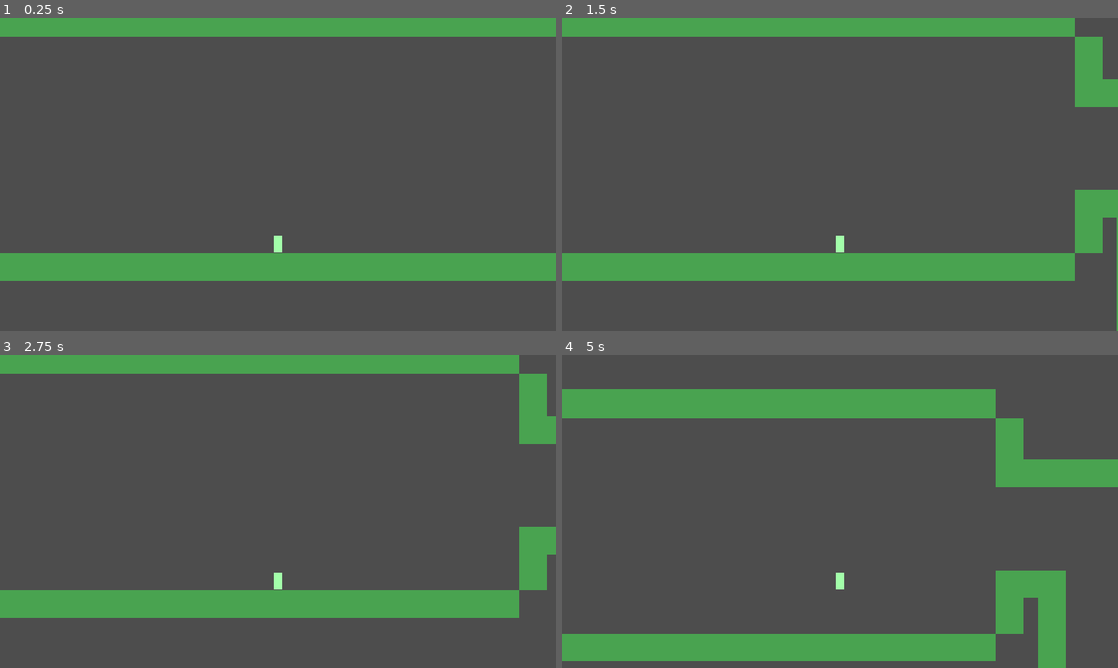
Above: before the commit, frames 1-4 (two rows, left to right).
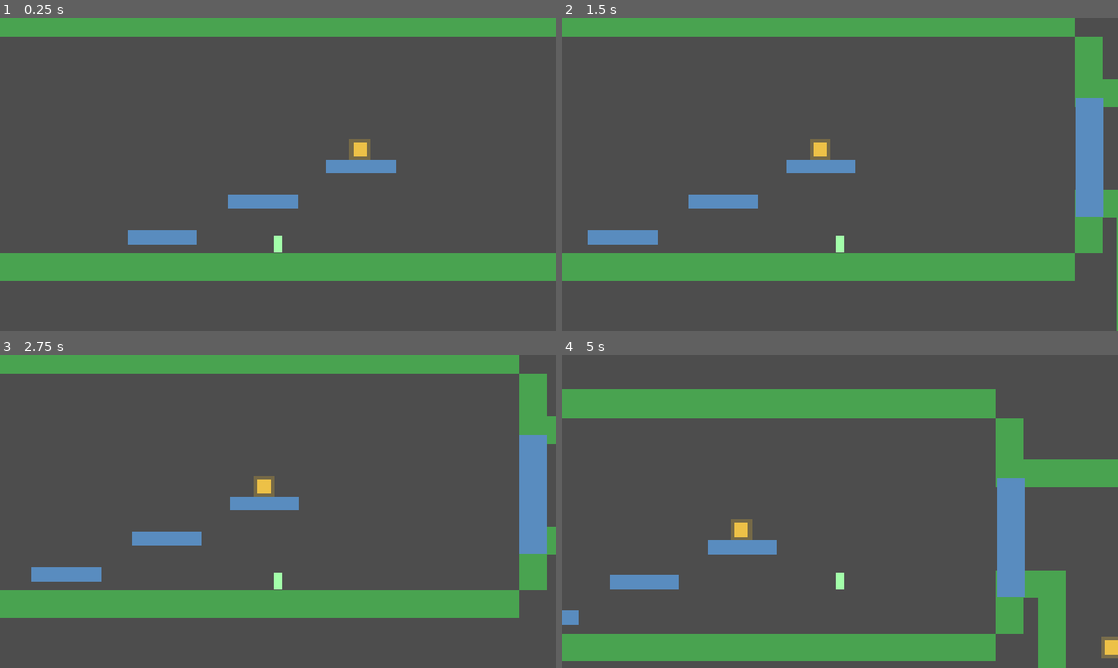
Above: after the commit, the same moments.

Repository: LZJ223/PICTOUR
Game: Godot game, scene res://Prototype_Game.tscn
The game is run twice, just before and just after one commit, with the same random seed, the same clock (stepped at 60 frames per second) and the same inputs.
Inputs (mouse positions are in pixels of both pictures, inside the frame that each line leads up to):
- Up to frame 1 (0.25 s): no input
- Up to frame 2 (1.5 s): tap Enter at 0.5 s; move the mouse to (962, 158) at 0.52 s; press the mouse at (962, 158) at 0.53 s; hold D (move_right) from 0.53 s (still down); tap Space (jump) at 0.77 s; move the mouse to (728, 190) at 1.27 s; release the mouse at (728, 190) at 1.28 s; tap Shift (UAV) at 1.35 s
- Up to frame 3 (2.75 s): tap Space (jump) at 1.52 s; click (166, 527) at 1.55 s; move the mouse to (333, 442) at 2.02 s; release D (move_right) at 2.03 s; hold A (move_left) from 2.03 s (still down); hold V (eagle_eye) from 2.03 s (still down); click (333, 442) at 2.3 s
- Up to frame 4 (5 s): move the mouse to (812, 574) at 2.77 s; release A (move_left) at 2.78 s; release V (eagle_eye) at 2.78 s; hold D (move_right) 2.78-4.28 s; tap F (grab) at 2.85 s; tap Space (jump) at 3.02, 3.77, 4.52 s; click (812, 574) at 3.05 s; move the mouse to (1006, 558) at 3.52 s; press the mouse at (1006, 558) at 3.53 s; move the mouse to (673, 464) at 4.27 s; release the mouse at (673, 464) at 4.28 s; hold A (move_left) from 4.28 s (still down); click (673, 464) at 4.35 s

The runs differ from the first frame. In frame 1, 1.9% of the frame differs, in the area x 23-72%, y 38-73%; in frame 2, 3.8%; in frame 3, 3.8%, in the area x 5-99%, y 25-73%; in frame 4, 3.7%.
Error after the commit: Assertion failed: Pickup 必须位于 DepthLayer/Objects 下！ (res://Component/Object/Layer_Object.gd:31)

Commit message:
搭建第一关第一场景白模

Diff:
--- a/Level/Level_01_BeastForest.tscn
+++ b/Level/Level_01_BeastForest.tscn
@@ -72,8 +72,9 @@
 mechanism_target = NodePath("../../../Layer1/Tutor_Elevator_1")
 
 [node name="Tutor_SwampSafeFloor_L2" parent="Layer2" unique_id=400000003 instance=ExtResource("3_platform")]
-position = Vector2(-7856, 3184)
+position = Vector2(-8545, 3160)
 selectable = false
+move_offset = Vector2(300, 0)
 can_transfer = false
 
 [node name="Layer1" parent="." unique_id=2100000002 instance=ExtResource("1_layer")]
@@ -2329,22 +2330,18 @@
 polygon = PackedVector2Array(32, 256, 32, -256, -32, -256, -32, 256)
 
 [node name="Tutor_ExitBlock_1" parent="Layer1" unique_id=400000020 instance=ExtResource("3_platform")]
-position = Vector2(-14336, 1544)
+position = Vector2(-16207, 1044)
 scale = Vector2(0.4, 8.5)
-
-[node name="Tutor_Pickup_1" parent="Layer1" unique_id=400000021 instance=ExtResource("8_pickup")]
-position = Vector2(-14100, 1500)
-item_id = "tutor_leaf_1"
-can_transfer = true
 
 [node name="Tutor_DeathPlatform_1" parent="Layer1" unique_id=400000022 instance=ExtResource("3_platform")]
 position = Vector2(-13424, 1808)
-scale = Vector2(0.6, 1)
+scale = Vector2(1.36, 1.96)
 selectable = false
 can_transfer = false
 
 [node name="Tutor_DeathTrigger_1" parent="Layer1" unique_id=400000023 instance=ExtResource("4_trigger")]
-position = Vector2(-13424, 1960)
+position = Vector2(-13424, 1808)
+scale = Vector2(2.079961, 1)
 action = 3
 
 [node name="Tutor_BigBox_1" parent="Layer1" unique_id=400000024 instance=ExtResource("9_box")]
@@ -2356,18 +2353,6 @@
 position = Vector2(-11920, 1648)
 item_id = "tutor_leaf_3"
 can_transfer = true
-
-[node name="Tutor_Vine_1" parent="Layer1" unique_id=400000026 instance=ExtResource("6_vine")]
-position = Vector2(-12528, 2285)
-collision_layer = 2
-collision_mask = 2
-rope_length = 420.0
-
-[node name="Tutor_Vine_2" parent="Layer1" unique_id=400000027 instance=ExtResource("6_vine")]
-position = Vector2(-12209, 2286)
-collision_layer = 2
-collision_mask = 2
-rope_length = 420.0
 
 [node name="Tutor_Elevator_1" parent="Layer1" unique_id=400000028 instance=ExtResource("3_platform")]
 position = Vector2(-13424, 2624)
@@ -2377,8 +2362,8 @@
 can_transfer = false
 
 [node name="Tutor_PickupPlatform_1" parent="Layer1" unique_id=400000029 instance=ExtResource("3_platform")]
-position = Vector2(-11901, 2655)
-scale = Vector2(3.23, 0.99)
+position = Vector2(-11893, 2623)
+scale = Vector2(1.8286216, 0.99)
 selectable = false
 can_transfer = false
 
@@ -2388,56 +2373,47 @@
 can_transfer = true
 
 [node name="Tutor_DeathFloor_R3" parent="Layer1" unique_id=400000031 instance=ExtResource("3_platform")]
-position = Vector2(-12500, 2960)
-scale = Vector2(12, 1)
+position = Vector2(-12215.001, 2789)
+scale = Vector2(7.16, 1)
 selectable = false
 can_transfer = false
 
 [node name="Tutor_DeathFloorTrigger_R3" parent="Layer1" unique_id=400000032 instance=ExtResource("4_trigger")]
-position = Vector2(-12500, 2920)
+position = Vector2(-12217, 2785)
+scale = Vector2(11.839961, 1)
 action = 3
 
 [node name="Tutor_Fan_1" parent="Layer1" unique_id=400000033 instance=ExtResource("7_fan")]
 process_priority = -10
-position = Vector2(-11390, 2661)
+position = Vector2(-11379, 2649)
 rotation = -3.14
+scale = Vector2(1.8794532, 1)
 collision_layer = 2
 collision_mask = 2
-wind_area_size = Vector2(256, 1200)
-wind_area_offset = Vector2(0, 600)
+wind_area_size = Vector2(150, 1000)
+wind_area_offset = Vector2(0, 500)
 activation_kind = 2
 
 [node name="Tutor_FanOffTrigger_1" parent="Layer1" unique_id=400000034 instance=ExtResource("4_trigger")]
-position = Vector2(-11700, 3720)
+position = Vector2(-11793, 2568)
 action = 4
 mechanism_target = NodePath("../Tutor_Fan_1")
 
 [node name="Tutor_Box_Large_1" parent="Layer1" unique_id=400000035 instance=ExtResource("9_box")]
-position = Vector2(-11920, 3768)
+position = Vector2(-11729, 3717)
 scale = Vector2(2, 2)
 
 [node name="Tutor_Box_Small_1" parent="Layer1" unique_id=400000036 instance=ExtResource("9_box")]
-position = Vector2(-11780, 3788)
-
-[node name="Tutor_HighPlatform_1" parent="Layer1" unique_id=400000037 instance=ExtResource("3_platform")]
-position = Vector2(-11600, 3624)
-scale = Vector2(1.5, 1)
-selectable = false
-can_transfer = false
-
-[node name="Tutor_BouncyPlatform_1" parent="Layer1" unique_id=400000038 instance=ExtResource("3_platform")]
-position = Vector2(-11400, 3800)
-selectable = false
-bounce_force = 800.0
-can_transfer = false
+position = Vector2(-11512, 3769)
 
 [node name="Tutor_Pickup_4" parent="Layer1" unique_id=400000039 instance=ExtResource("8_pickup")]
-position = Vector2(-11390, 2400)
+position = Vector2(-11383, 2066)
 item_id = "tutor_leaf_4"
 can_transfer = true
 
 [node name="Tutor_SwampDeath_1" parent="Layer1" unique_id=400000040 instance=ExtResource("4_trigger")]
-position = Vector2(-7856, 3300)
+position = Vector2(-7855, 3265)
+scale = Vector2(17.44002, 1)
 action = 3
 
 [node name="ToMainPad" parent="Layer1" unique_id=5033805 instance=ExtResource("3_platform")]
@@ -4648,6 +4624,75 @@
 [node name="Zone" parent="Layer1/ToCabinPad/ToCabinTrigger" index="1"]
 polygon = PackedVector2Array(-100, -70, 100, -70, 100, 70, -100, 70)
 
+[node name="Platform" parent="Layer1" unique_id=3638316 instance=ExtResource("3_platform")]
+position = Vector2(-17282, 1228)
+
+[node name="Platform2" parent="Layer1" unique_id=1928472235 instance=ExtResource("3_platform")]
+position = Vector2(-17050, 1146)
+
+[node name="Platform3" parent="Layer1" unique_id=2120172444 instance=ExtResource("3_platform")]
+position = Vector2(-16825, 1066)
+
+[node name="Pickup" parent="Layer1" unique_id=2011080764 instance=ExtResource("8_pickup")]
+position = Vector2(-16827, 1026)
+can_transfer = true
+
+[node name="Box" parent="Layer1" unique_id=330834349 instance=ExtResource("9_box")]
+position = Vector2(-14256, 1741)
+
+[node name="Vine" parent="Layer1" unique_id=118736897 instance=ExtResource("6_vine")]
+position = Vector2(-12656, 2289)
+scale = Vector2(1, 1.9600097)
+collision_layer = 2
+collision_mask = 2
+
+[node name="Box2" parent="Layer1" unique_id=2115586053 instance=ExtResource("9_box")]
+position = Vector2(-12509.001, 1706)
+scale = Vector2(3, 3)
+
+[node name="Fan" parent="Layer1" unique_id=1724354869 instance=ExtResource("7_fan")]
+process_priority = -10
+position = Vector2(-11727, 3545)
+collision_layer = 2
+collision_mask = 2
+wind_area_size = Vector2(120, 600)
+wind_area_offset = Vector2(0, -300)
+
+[node name="Box3" parent="Layer1" unique_id=643442934 instance=ExtResource("9_box")]
+position = Vector2(-11304, 3710)
+scale = Vector2(3, 3)
+
+[node name="Pickup2" parent="Layer1" unique_id=1553693246 instance=ExtResource("8_pickup")]
+position = Vector2(-11012, 3056)
+can_transfer = true
+
+[node name="Trigger" parent="Layer1" unique_id=561270005 instance=ExtResource("4_trigger")]
+position = Vector2(-11006, 2980)
+scale = Vector2(4.331264, 0.30561334)
+action = 3
+
+[node name="Fan2" parent="Layer1" unique_id=1520685448 instance=ExtResource("7_fan")]
+process_priority = -10
+position = Vector2(-11014, 3545)
+collision_layer = 2
+collision_mask = 2
+wind_area_size = Vector2(120, 600)
+wind_area_offset = Vector2(0, -300)
+
+[node name="Platform4" parent="Layer1" unique_id=422660796 instance=ExtResource("3_platform")]
+position = Vector2(-10751, 3577)
+move_offset = Vector2(0, -300)
+
+[node name="Trigger2" parent="Layer1" unique_id=28003450 instance=ExtResource("4_trigger")]
+position = Vector2(-10739, 3207)
+action = 4
+teleport_target = NodePath("../Fan2")
+mechanism_target = NodePath("../Fan2")
+
+[node name="Platform5" parent="Layer1" unique_id=1789547005 instance=ExtResource("3_platform")]
+position = Vector2(-9826, 3646)
+bounce_force = 2.0
+
 [node name="ArriveTutorial" type="Marker2D" parent="." unique_id=5033809]
 position = Vector2(-2728, 2260)
 
@@ -4678,7 +4723,114 @@
 visible = false
 
 [node name="Tutor_Box_1" parent="Layer0" unique_id=400000010 instance=ExtResource("9_box")]
-position = Vector2(-14500, 1640)
+position = Vector2(-16356, 1236)
+
+[node name="Pickup" parent="." unique_id=1055746962 instance=ExtResource("8_pickup")]
+position = Vector2(-15975, 1296)
+can_transfer = true
+
+[node name="Platform" parent="." unique_id=1529922415 instance=ExtResource("3_platform")]
+position = Vector2(-13428, 1459)
+scale = Vector2(1.200039, 1)
+blink = true
+can_leave_shadow = true
+
+[node name="Pickup2" parent="." unique_id=1256836745 instance=ExtResource("8_pickup")]
+position = Vector2(-13435, 1398)
+can_transfer = true
+can_leave_shadow = true
+
+[node name="Vine" parent="." unique_id=1140373836 instance=ExtResource("6_vine")]
+position = Vector2(-13909, 1265)
+scale = Vector2(1, 2.3600001)
+
+[node name="Platform2" parent="." unique_id=729067971 instance=ExtResource("3_platform")]
+position = Vector2(-13119.001, 1461)
+scale = Vector2(1.24, 1)
+moving = true
+can_leave_shadow = true
+
+[node name="Vine2" parent="." unique_id=917577986 instance=ExtResource("6_vine")]
+position = Vector2(-12388, 2285.0002)
+scale = Vector2(-1.0679035, 2.0214233)
+
+[node name="Pickup3" parent="." unique_id=1582068426 instance=ExtResource("8_pickup")]
+position = Vector2(-11727, 3064)
+can_transfer = true
+
+[node name="Platform3" parent="." unique_id=144814948 instance=ExtResource("3_platform")]
+position = Vector2(-7987, 3226)
+bounce_force = 2.0
+
+[node name="Vine3" parent="." unique_id=128828638 instance=ExtResource("6_vine")]
+position = Vector2(-7346, 2803.0002)
+scale = Vector2(1, 1.92)
+
+[node name="Platform4" parent="." unique_id=1751255143 instance=ExtResource("3_platform")]
+position = Vector2(-7603, 3224)
+bounce_force = 2.0
+
+[node name="Fan" parent="." unique_id=1448893727 instance=ExtResource("7_fan")]
+process_priority = -10
+position = Vector2(-6995, 3048.0002)
+rotation = -1.5707964
+scale = Vector2(1.7, 1.5)
+wind_area_size = Vector2(120, 200)
+wind_area_offset = Vector2(0, -100)
+
+[node name="Platform5" parent="." unique_id=115948068 instance=ExtResource("3_platform")]
+position = Vector2(-5748, 3112)
+bounce_force = 3.0
+
+[node name="Platform6" parent="." unique_id=2097733899 instance=ExtResource("3_platform")]
+position = Vector2(-4634, 2042)
+rotation = 1.5707964
+scale = Vector2(1.3600049, 1)
+activation_kind = 5
+
+[node name="Trigger" parent="." unique_id=1658984631 instance=ExtResource("4_trigger")]
+position = Vector2(-4813, 1595)
+action = 4
+mechanism_target = NodePath("../Platform6")
+
+[node name="Box" parent="." unique_id=1799909933 instance=ExtResource("9_box")]
+position = Vector2(-5103, 2391)
+scale = Vector2(3, 3)
+
+[node name="Box2" parent="." unique_id=2117448700 instance=ExtResource("9_box")]
+position = Vector2(-5339, 2391)
+scale = Vector2(2, 2)
+
+[node name="Box3" parent="." unique_id=789925641 instance=ExtResource("9_box")]
+position = Vector2(-5554, 2391)
+
+[node name="Platform8" parent="." unique_id=1072233130 instance=ExtResource("3_platform")]
+position = Vector2(-5587, 1976)
+bounce_force = 2.0
+
+[node name="Platform9" parent="." unique_id=334211900 instance=ExtResource("3_platform")]
+position = Vector2(-5308, 2075)
+bounce_force = 2.0
+
+[node name="Platform7" parent="." unique_id=1101931554 instance=ExtResource("3_platform")]
+position = Vector2(-5878, 1868)
+bounce_force = 2.0
+
+[node name="Vine4" parent="." unique_id=833763201 instance=ExtResource("6_vine")]
+position = Vector2(-5511, 1265)
+scale = Vector2(1, 2.3200002)
+
+[node name="Fan2" parent="." unique_id=211616687 instance=ExtResource("7_fan")]
+process_priority = -10
+position = Vector2(-4213.0005, 2147)
+scale = Vector2(1.7, 1)
+wind_area_size = Vector2(120, 500)
+wind_area_offset = Vector2(0, -250)
+can_leave_shadow = true
+
+[node name="Pickup4" parent="." unique_id=139925469 instance=ExtResource("8_pickup")]
+position = Vector2(-4213, 1559)
+can_transfer = true
 
 [editable path="Layer3"]
 [editable path="Layer3/Ground"]
